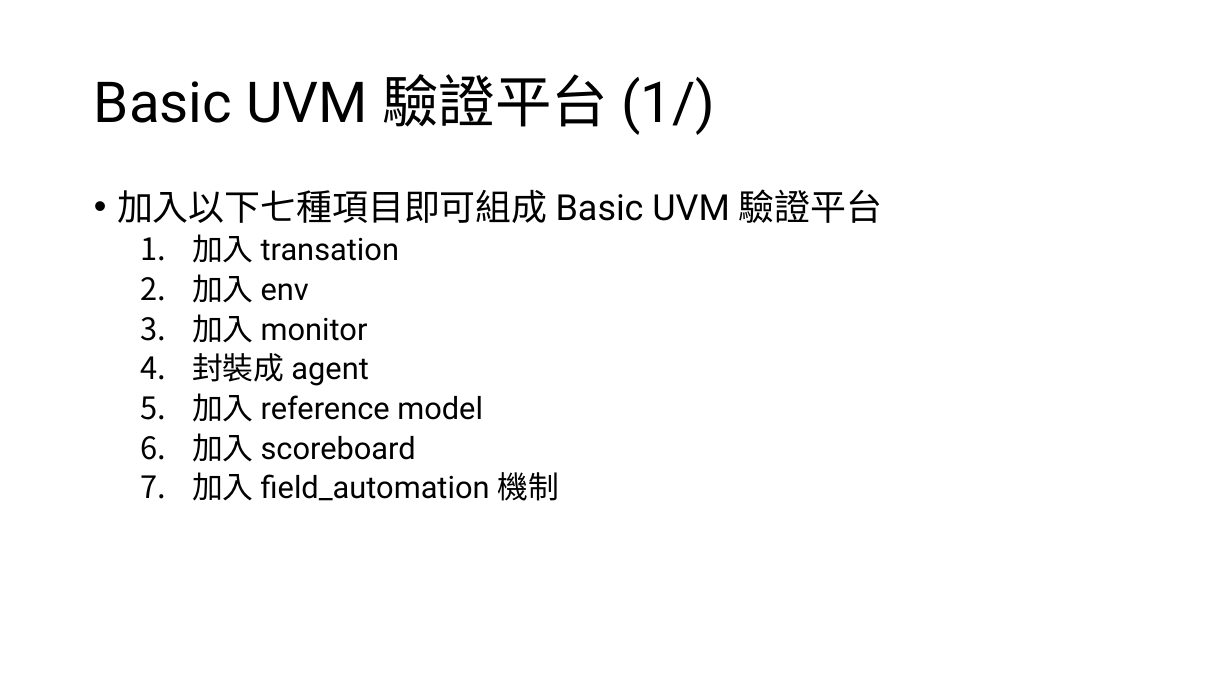
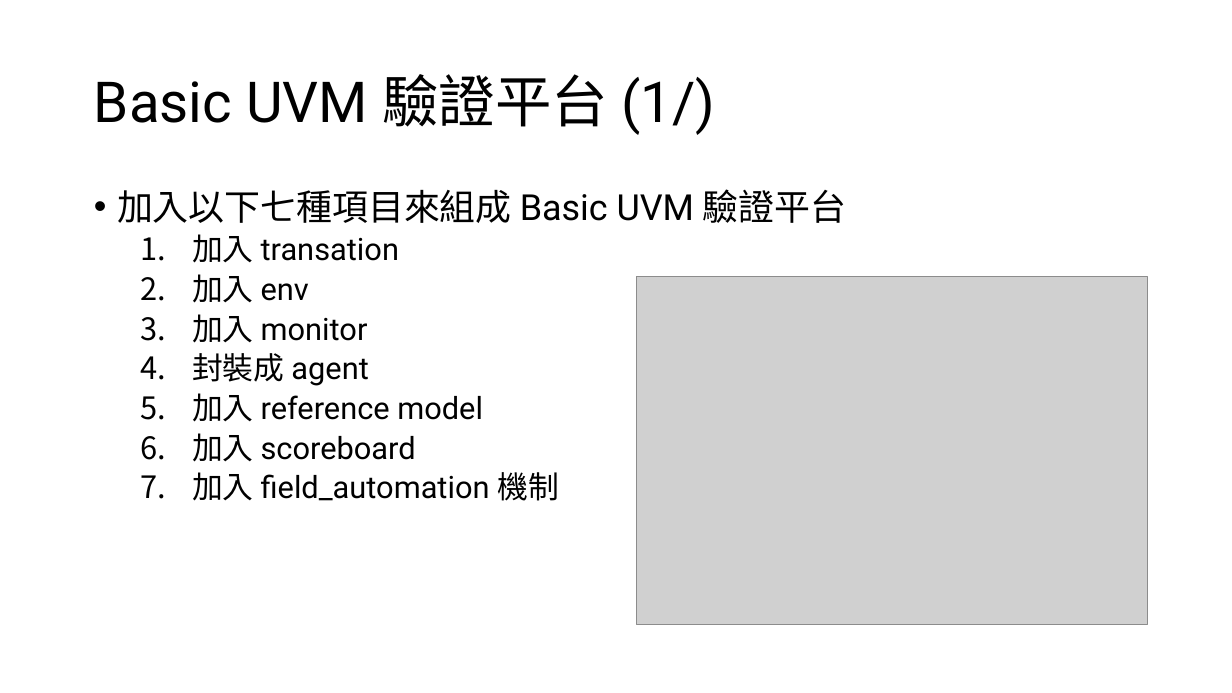
Before and after one commit to s9001055/DV_learning, a slide deck: slide 8 of UVM/UVM.pptx. Drawn at 1232x693 pixels with LibreOffice and Linux fonts; fonts in the diff are those of the drawing; grey boxes stand for pictures. Boxes give left, top, right and bottom in pixels: in the first picture for what was removed or moved away, otherwise in the second. Text is boxed around its words. In the diff, an @@ line names an element or a change of style, - is before the commit and + after.

Commit message:
Add: Basic UVM example code 1. add transation 2. add env 3. add monitor

```diff
--- a/UVM/UVM.pptx
+++ b/UVM/UVM.pptx
@@ text at (117, 189, 847, 223): text changed @@
-• 加入以下七種項目即可組成 Basic UVM 驗證平台
+• 加入以下七種項目來組成 Basic UVM 驗證平台
@@ picture added at (637, 276, 1148, 625) @@
```
Also in this commit, not shown: 7 slides added, 5 other files.
